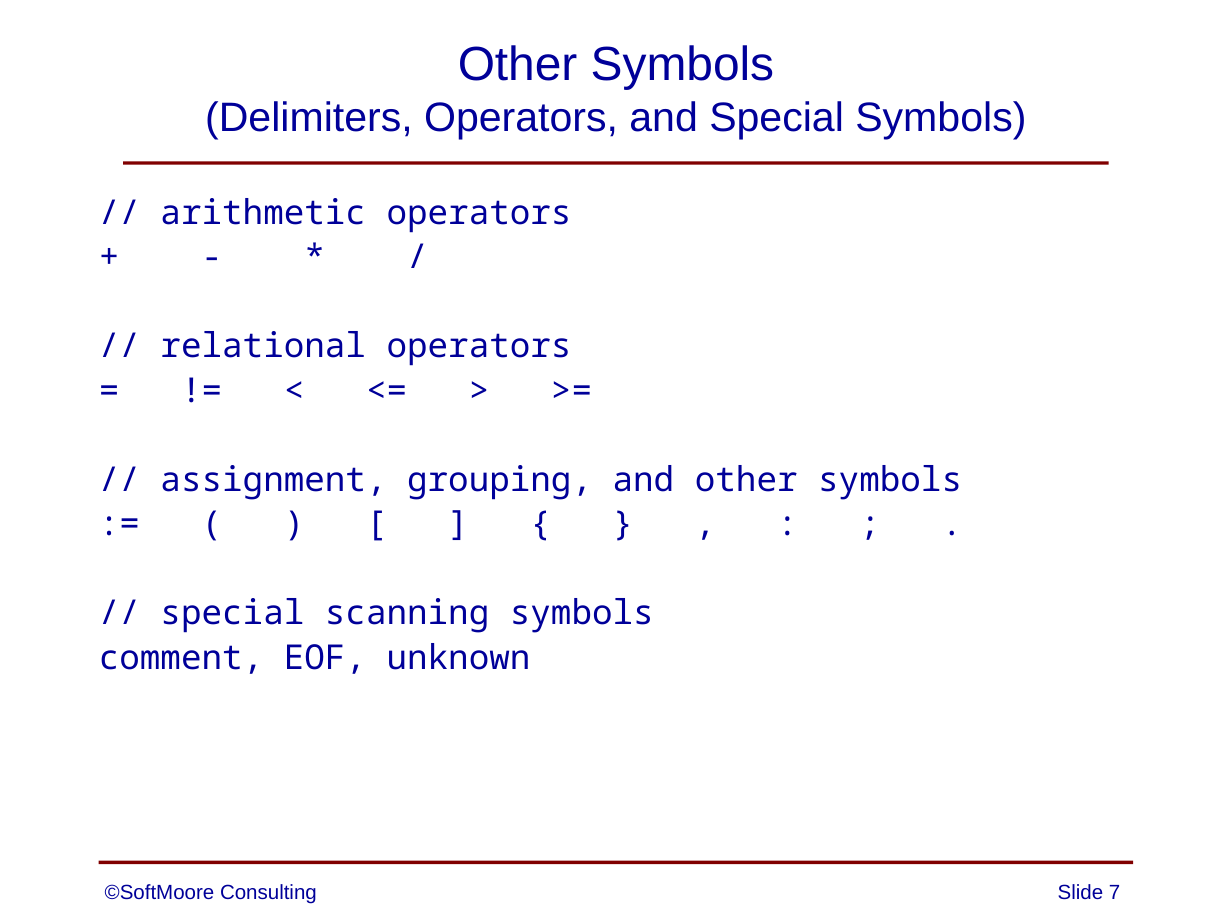
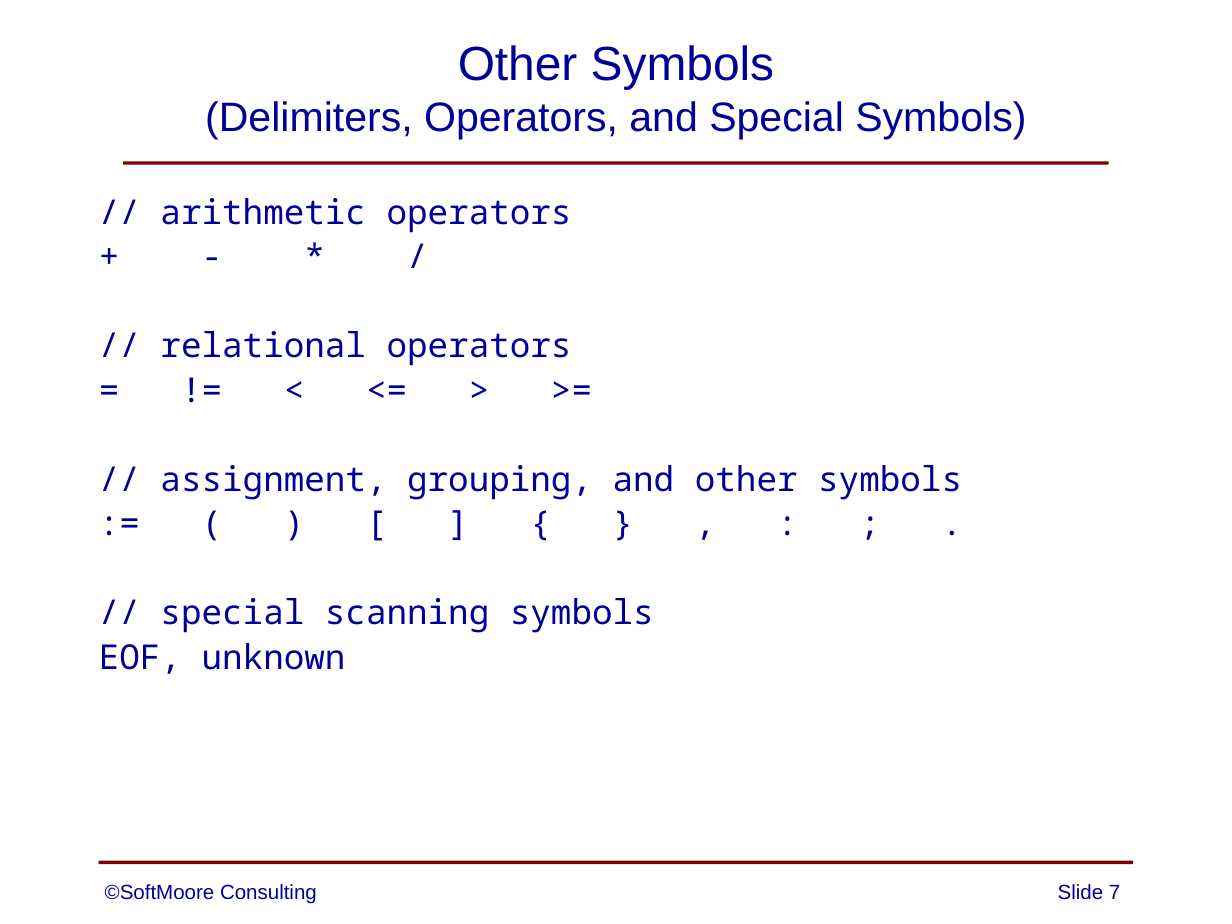
Before and after one commit to SoftMoore/CPRL-Java-3rd, a slide deck: slide 7 of PowerPoints/04 - Definition of CPRL.pptx. Drawn at 1232x924 pixels with LibreOffice and Linux fonts; fonts in the diff are those of the drawing. Boxes give left, top, right and bottom in pixels: in the first picture for what was removed or moved away, otherwise in the second. Text is boxed around its words. In the diff, an @@ line names an element or a change of style, - is before the commit and + after.

Commit message:
minor edit to one PowerPoint slide

```diff
--- a/PowerPoints/04 - Definition of CPRL.pptx
+++ b/PowerPoints/04 - Definition of CPRL.pptx
@@ text at (99,643,346,674): text changed @@
-comment, EOF, unknown
+EOF, unknown
```
